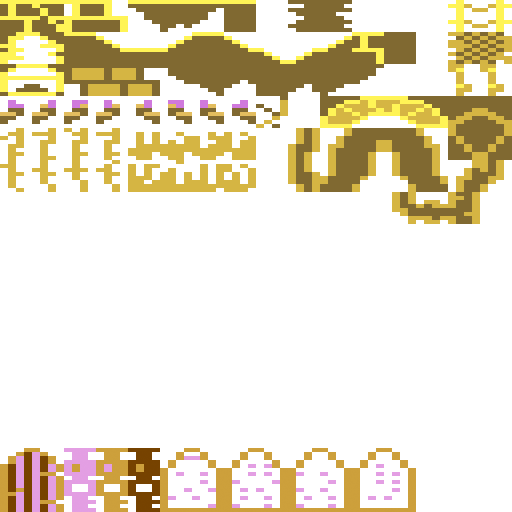
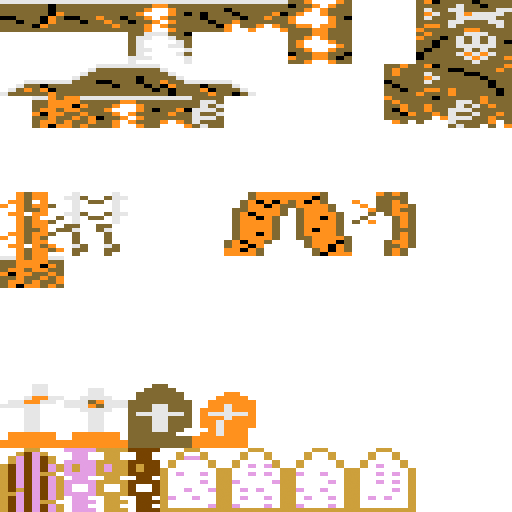
The second (512, 512) image is a revision of the first. Changes to its layers:
added layer "Ebene 114" above "Ebene 118" over <box>160,0,192,64</box>
added layer "Ebene 118" above "Ebene 117" over <box>320,0,352,64</box>
added layer "Ebene 117" above "Ebene 116" over <box>288,0,320,64</box>
added layer "Ebene 113" above "Ebene 112" over <box>128,0,160,64</box>
added layer "Ebene 112" above "Ebene 111" over <box>224,192,288,256</box>
added layer "Ebene 111" above "Ebene 110" over <box>288,192,352,256</box>
added layer "Ebene 110" above "Ebene 109" over <box>0,64,128,96</box>
added layer "Ebene 109" above "Ebene 108" over <box>128,64,256,96</box>
added layer "Ebene 107" above "Ebene 126" over <box>64,192,128,224</box>
added layer "Ebene 127" above "Ebene 125" over <box>480,64,512,128</box>
added layer "Ebene 123" above "Ebene 122" over <box>416,0,448,96</box>
added layer "Ebene 122" above "Ebene 121" over <box>448,32,512,64</box>
added layer "Ebene 121" above "Ebene 120" over <box>448,0,512,32</box>
added layer "Ebene 120" above "Ebene 106 Kopie" over <box>384,192,416,256</box>
added layer "Ebene 106 Kopie" above "Ebene 106" over <box>32,96,96,128</box>
added layer "Ebene 106" above "Level3" over <box>0,256,64,288</box>
showed group "Level3" (6 layers) over <box>0,0,256,448</box>
added layer "Ebene 101" in group "Level3" over <box>64,388,128,448</box>
added layer "Ebene 100" in group "Level3" over <box>0,384,64,448</box>
added layer "Ebene 105" in group "Level3" over <box>0,192,64,256</box>
added layer "Ebene 104" in group "Level3" over <box>192,392,256,448</box>
added layer "Ebene 103" in group "Level3" over <box>128,384,192,448</box>
added layer "Ebene 102" in group "Level3" over <box>0,0,128,32</box>
hid group "Level2" (42 layers) over <box>0,0,512,224</box>
…and 14 more changes (14 added)
